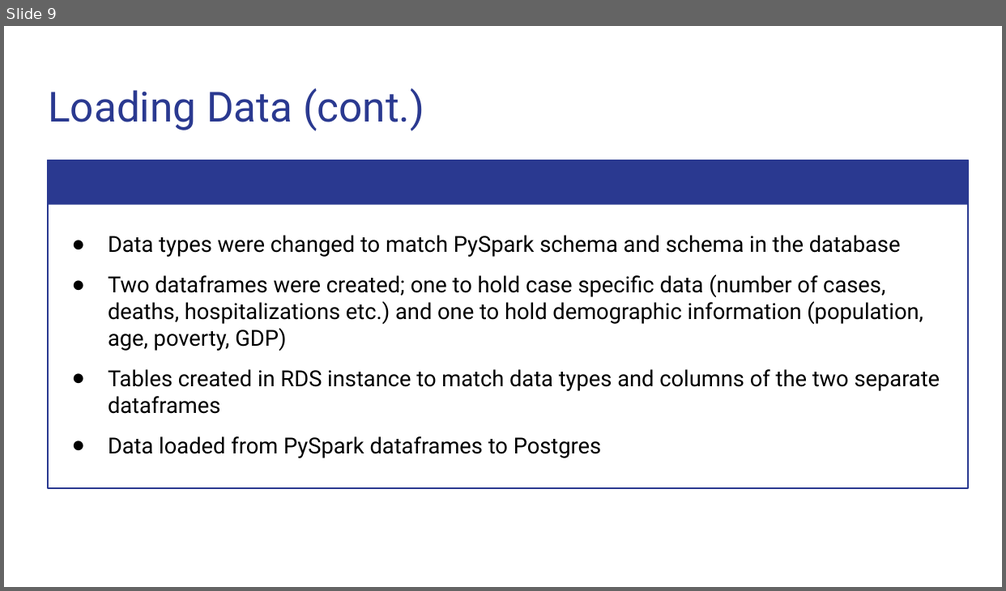
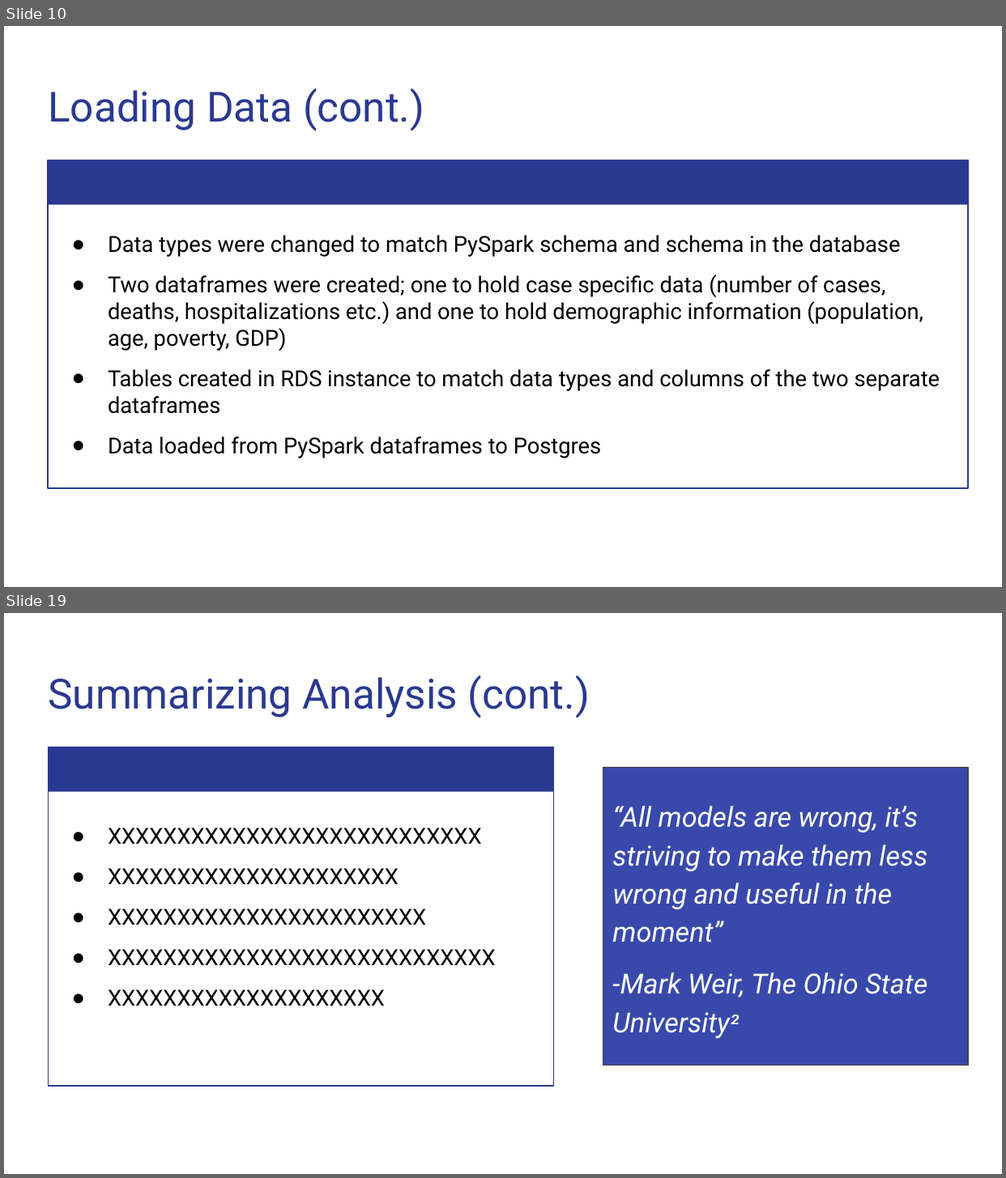
Before and after one commit to Magzzie/COVID-19_Analysis, a slide deck: COVID-19 Analysis.pptx. Shown one above the other, each under a label of ours: slide 9 before the commit, slides 10 and 19 after it; the slides between them are not shown. The pictures are 1006x591 and 1006x1178 pixels, drawn with LibreOffice and Linux fonts; fonts in the diff are those of the drawing. Boxes give left, top, right and bottom in pixels: in the first picture for what was removed or moved away, otherwise in the second. Text is boxed around its words. In the diff, an @@ line names an element or a change of style, - is before the commit and + after.

```diff
--- a/COVID-19 Analysis.pptx
+++ b/COVID-19 Analysis.pptx
@@ slide 19 added at [4, 613, 1002, 1174], background #FFFFFF @@
@@ title added at [48, 675, 590, 718], 30 pt, text #2A3990 @@
+Summarizing Analysis (cont.)
@@ rectangle added at [48, 747, 554, 792], fill #2A3990 @@
@@ rectangle added at [48, 747, 554, 1086], outline #2A3990 0.75 pt, 16 pt, text #000000 @@
+● XXXXXXXXXXXXXXXXXXXXXXXXXXX
+● XXXXXXXXXXXXXXXXXXXXX
+● XXXXXXXXXXXXXXXXXXXXXXX
+● XXXXXXXXXXXXXXXXXXXXXXXXXXXX
+● XXXXXXXXXXXXXXXXXXXX
@@ rectangle added at [603, 768, 968, 1065], fill #3949AB, outline #434343 0.75 pt, 20 pt, text #FFFFFF, italic @@
+“All models are wrong, it’s striving to make them less wrong and useful in the moment”
+-Mark Weir, The Ohio State University²
@@ what was slide 9 is now slide 10 @@
```
Also in this commit, not shown: 8 slides changed, 10 other slides added, 5 slides removed.
